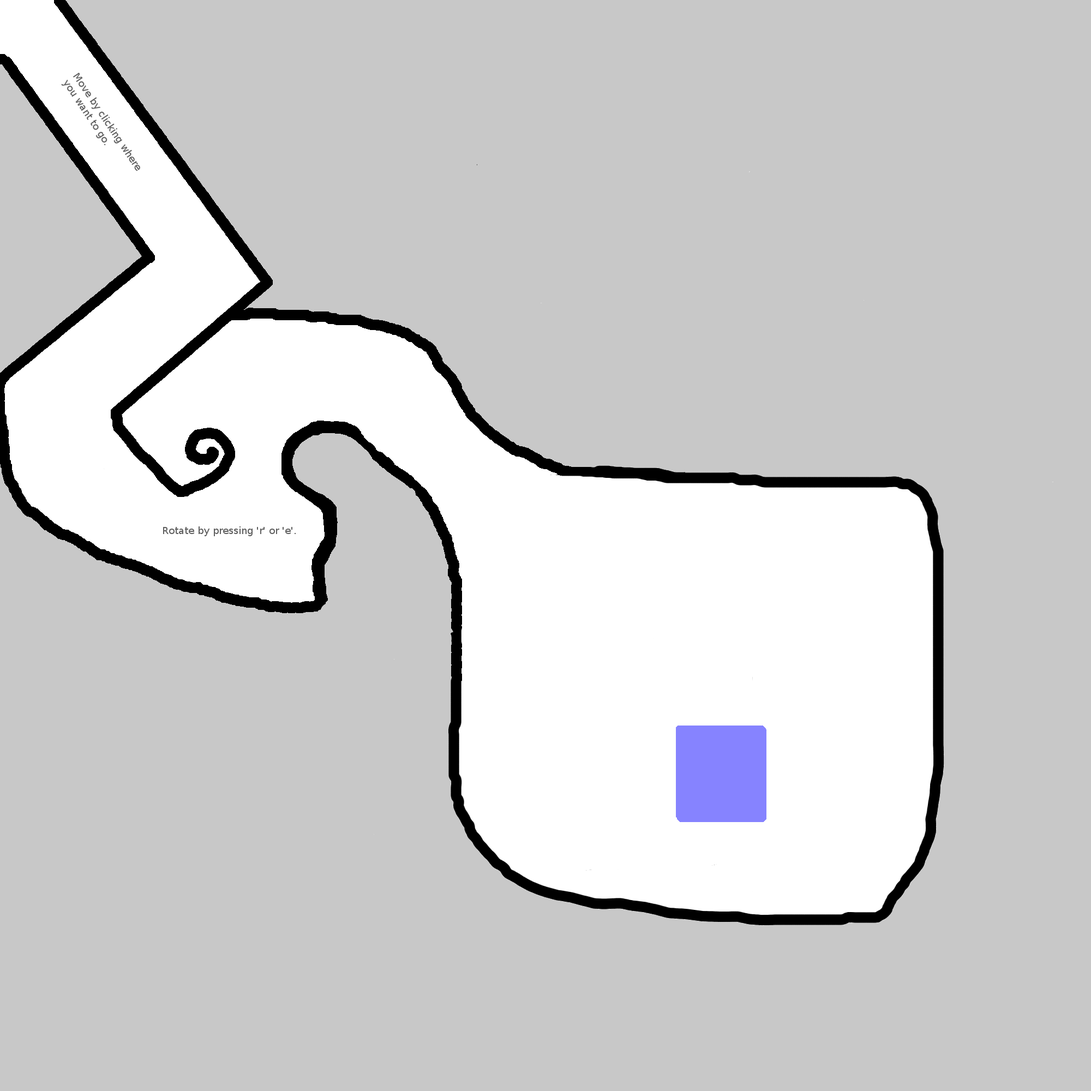
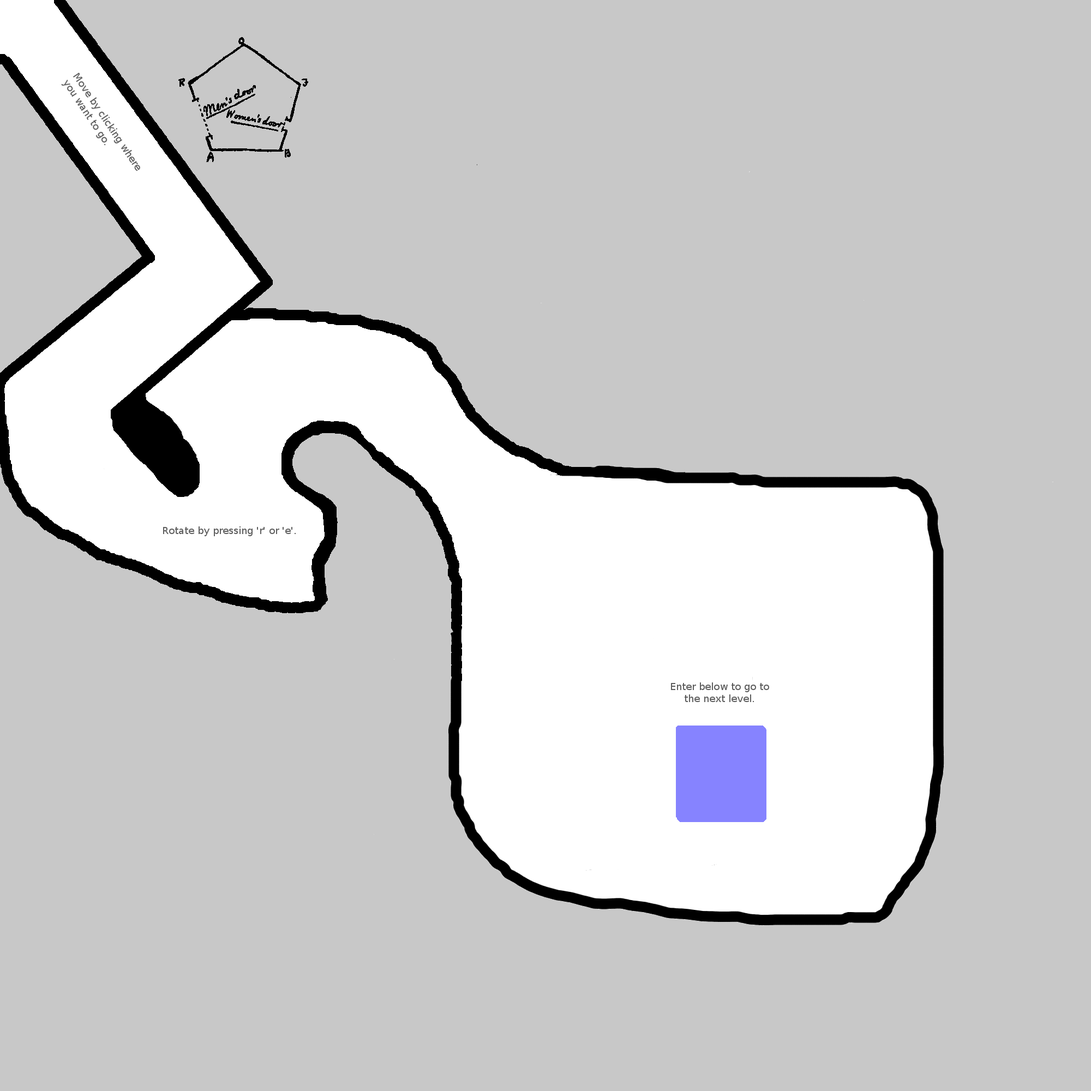
Comparing the layer stacks of the two 1091×1091 images. Changes:
added layer "Enter below to go to the next ..." above "House" over [671, 682, 770, 703]
added layer "House" above "Background" over [178, 37, 309, 163]
painted on "Background" over [121, 394, 236, 494]
